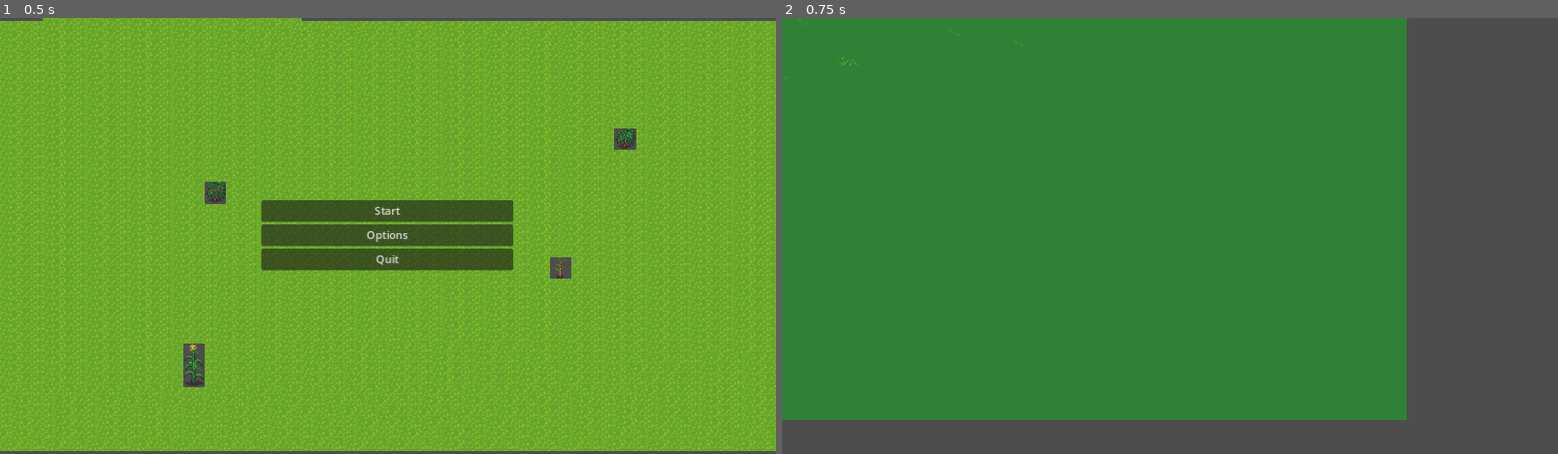
Above: before the commit, frames 1-2 (left to right).
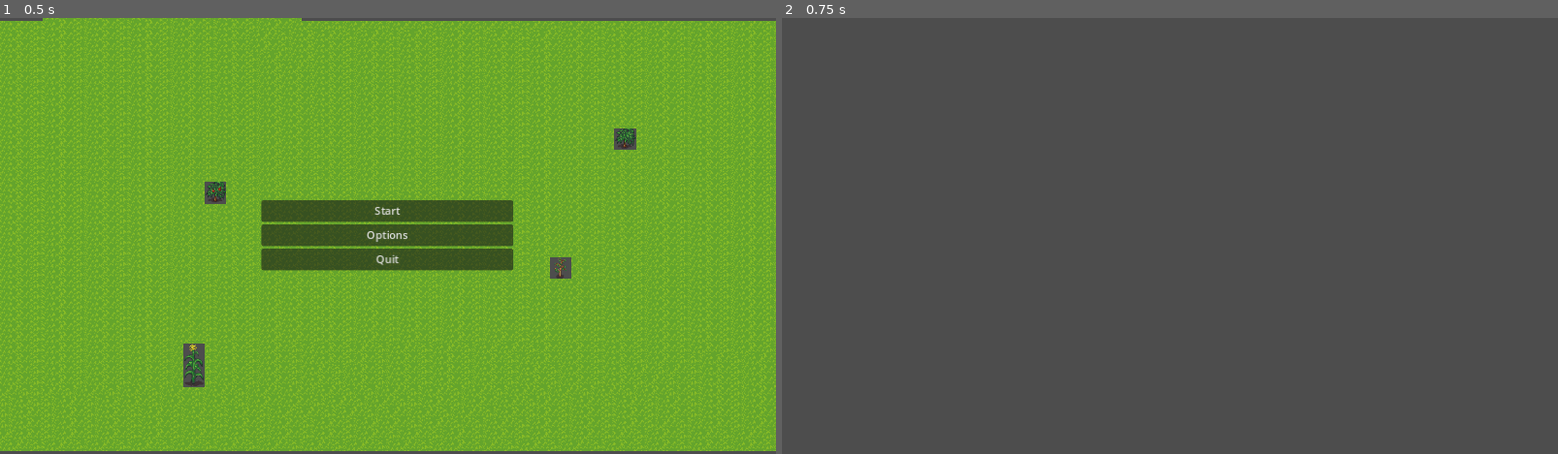
Above: after the commit, the same moments.

Repository: Anisha-Me/HowdyHack-2024
Game: Godot game, scene res://main_menu.tscn
Same seed, same stepped clock (60 frames per second), same inputs: the game is played once before the commit and once after it. This scene is started directly instead of the project's main scene.
Inputs:
- Up to frame 1 (0.5 s): no input
- Up to frame 2 (0.75 s): click "Start" at 0.5 s

Frame 1 is identical in both runs. In frame 2, 74% of the frame differs, in the area x 0-81%, y 0-93%.

Commit message:
Created market

Diff:
--- a/main_menu.gd
+++ b/main_menu.gd
@@ -12,7 +12,7 @@
 
 
 func _on_start_button_pressed() -> void:
-	get_tree().change_scene_to_file("res://BG.tscn") #TODO: replace with whichever scene we need to start on???
+	get_tree().change_scene_to_file("res://world.tscn") #TODO: replace with whichever scene we need to start on???
 
 
 func _on_options_button_pressed() -> void:
--- a/main_menu.tscn
+++ b/main_menu.tscn
@@ -15,6 +15,7 @@
 grow_horizontal = 2
 grow_vertical = 2
 script = ExtResource("1_l3v7d")
+metadata/_edit_group_ = true
 
 [node name="TileMapLayer" type="TileMapLayer" parent="."]
 position = Vector2(1, 6)
--- /dev/null
+++ b/market.tscn
@@ -0,0 +1,147 @@
+[gd_scene load_steps=20 format=3 uid="uid://ceoky02qsvtta"]
+
+[ext_resource type="Texture2D" uid="uid://cr201sogkagqg" path="res://Buildings_Colour2.png" id="1_13yvd"]
+[ext_resource type="Texture2D" uid="uid://dxgjukanrmbyk" path="res://Females/F_01-firstframe.png" id="2_xryfd"]
+[ext_resource type="Texture2D" uid="uid://desagiglwi61f" path="res://Females/F_01.png" id="3_rx0id"]
+
+[sub_resource type="SpriteFrames" id="SpriteFrames_v5mk7"]
+animations = [{
+"frames": [{
+"duration": 1.0,
+"texture": ExtResource("1_13yvd")
+}],
+"loop": true,
+"name": &"stall",
+"speed": 5.0
+}]
+
+[sub_resource type="AtlasTexture" id="AtlasTexture_w7372"]
+atlas = ExtResource("3_rx0id")
+region = Rect2(0, 34, 16, 17)
+
+[sub_resource type="AtlasTexture" id="AtlasTexture_3gio1"]
+atlas = ExtResource("3_rx0id")
+region = Rect2(0, 17, 16, 17)
+
+[sub_resource type="AtlasTexture" id="AtlasTexture_n0y47"]
+atlas = ExtResource("3_rx0id")
+region = Rect2(0, 0, 16, 17)
+
+[sub_resource type="AtlasTexture" id="AtlasTexture_3eols"]
+atlas = ExtResource("3_rx0id")
+region = Rect2(16, 0, 16, 17)
+
+[sub_resource type="AtlasTexture" id="AtlasTexture_86r47"]
+atlas = ExtResource("3_rx0id")
+region = Rect2(16, 17, 16, 17)
+
+[sub_resource type="AtlasTexture" id="AtlasTexture_r76ds"]
+atlas = ExtResource("3_rx0id")
+region = Rect2(16, 34, 16, 17)
+
+[sub_resource type="AtlasTexture" id="AtlasTexture_yhk5l"]
+atlas = ExtResource("3_rx0id")
+region = Rect2(32, 0, 16, 17)
+
+[sub_resource type="AtlasTexture" id="AtlasTexture_4g2xe"]
+atlas = ExtResource("3_rx0id")
+region = Rect2(32, 17, 16, 17)
+
+[sub_resource type="AtlasTexture" id="AtlasTexture_rtihm"]
+atlas = ExtResource("3_rx0id")
+region = Rect2(32, 34, 16, 17)
+
+[sub_resource type="AtlasTexture" id="AtlasTexture_30brt"]
+atlas = ExtResource("3_rx0id")
+region = Rect2(48, 0, 16, 17)
+
+[sub_resource type="AtlasTexture" id="AtlasTexture_co87f"]
+atlas = ExtResource("3_rx0id")
+region = Rect2(48, 17, 16, 17)
+
+[sub_resource type="AtlasTexture" id="AtlasTexture_cce48"]
+atlas = ExtResource("3_rx0id")
+region = Rect2(48, 34, 16, 17)
+
+[sub_resource type="SpriteFrames" id="SpriteFrames_nlhky"]
+animations = [{
+"frames": [{
+"duration": 1.0,
+"texture": ExtResource("2_xryfd")
+}, {
+"duration": 1.0,
+"texture": SubResource("AtlasTexture_w7372")
+}, {
+"duration": 1.0,
+"texture": SubResource("AtlasTexture_3gio1")
+}, {
+"duration": 1.0,
+"texture": SubResource("AtlasTexture_n0y47")
+}, {
+"duration": 1.0,
+"texture": SubResource("AtlasTexture_3eols")
+}, {
+"duration": 1.0,
+"texture": SubResource("AtlasTexture_86r47")
+}, {
+"duration": 1.0,
+"texture": SubResource("AtlasTexture_r76ds")
+}, {
+"duration": 1.0,
+"texture": SubResource("AtlasTexture_yhk5l")
+}, {
+"duration": 1.0,
+"texture": SubResource("AtlasTexture_4g2xe")
+}, {
+"duration": 1.0,
+"texture": SubResource("AtlasTexture_rtihm")
+}, {
+"duration": 1.0,
+"texture": SubResource("AtlasTexture_30brt")
+}, {
+"duration": 1.0,
+"texture": SubResource("AtlasTexture_co87f")
+}, {
+"duration": 1.0,
+"texture": SubResource("AtlasTexture_cce48")
+}],
+"loop": true,
+"name": &"1",
+"speed": 5.0
+}, {
+"frames": [],
+"loop": true,
+"name": &"new_animation",
+"speed": 5.0
+}]
+
+[sub_resource type="RectangleShape2D" id="RectangleShape2D_e56sl"]
+size = Vector2(55, 46)
+
+[sub_resource type="CapsuleShape2D" id="CapsuleShape2D_jmk7f"]
+radius = 32.0
+height = 74.0
+
+[node name="Market" type="StaticBody2D"]
+position = Vector2(5, 2)
+
+[node name="shopart" type="AnimatedSprite2D" parent="."]
+position = Vector2(134, 154)
+sprite_frames = SubResource("SpriteFrames_v5mk7")
+animation = &"stall"
+
+[node name="shopnpc" type="AnimatedSprite2D" parent="."]
+position = Vector2(122, 163)
+scale = Vector2(1.55, 1.56)
+sprite_frames = SubResource("SpriteFrames_nlhky")
+animation = &"1"
+
+[node name="CollisionShape2D" type="CollisionShape2D" parent="."]
+position = Vector2(132.5, 154)
+shape = SubResource("RectangleShape2D_e56sl")
+
+[node name="Area2D" type="Area2D" parent="."]
+
+[node name="CollisionShape2D" type="CollisionShape2D" parent="Area2D"]
+position = Vector2(132, 180)
+shape = SubResource("CapsuleShape2D_jmk7f")
Binary file added: All.png
Not shown, added: All.png.import
Binary file changed: Buildings_Colour2.png
Not shown, added: Buildings_Colour2.png.import
Binary file added: Females/F_01-firstframe.png
Not shown, added: Females/F_01-firstframe.png.import
Binary file added: Females/F_01.png
Not shown, added: Females/F_01.png.import
Binary file added: Females/F_02.png
Not shown, added: Females/F_02.png.import
Binary file added: Females/F_03.png
Not shown, added: Females/F_03.png.import
(and 48 more such lines)
